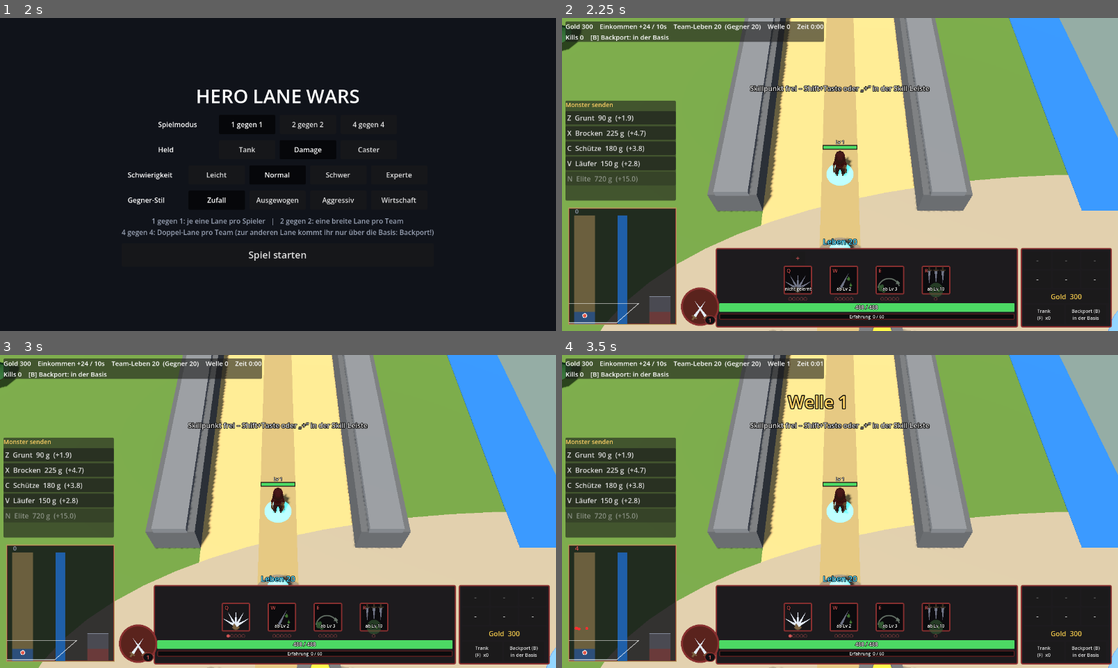
Above: before the commit, frames 1-4 (two rows, left to right).
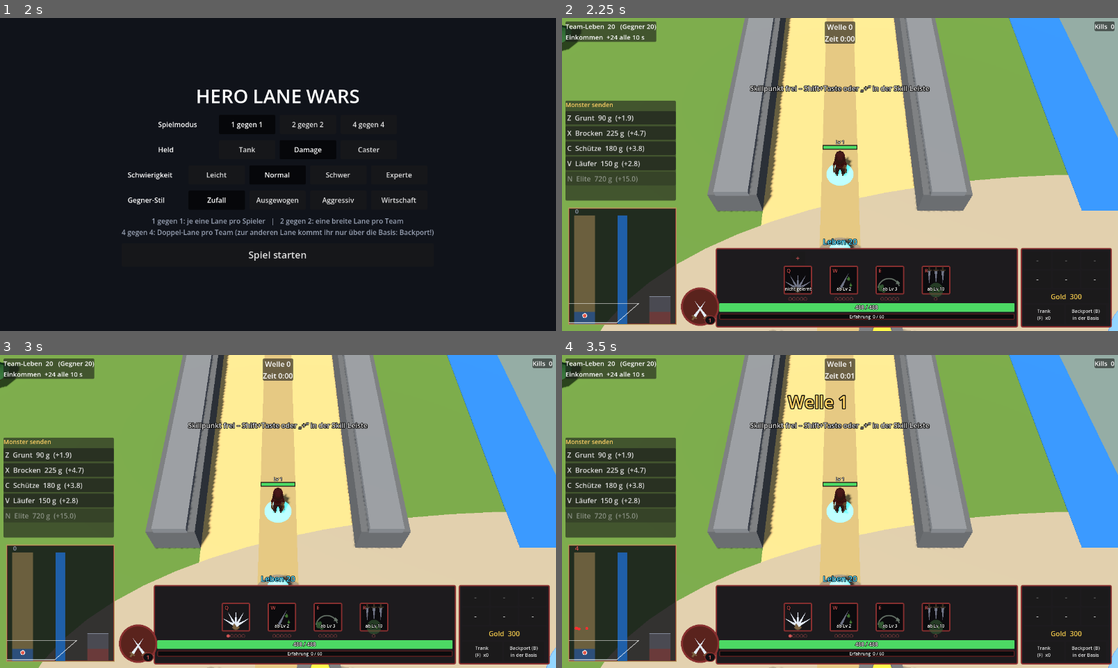
Above: after the commit, the same moments.

Repository: Tarux21/hero-lane-wars
Game: Godot game, scene res://scenes/main.tscn
Two runs of this game, one before a commit and one after it. Both use one fixed random seed, a clock stepped at 60 frames per second and the inputs below.
Inputs:
- Up to frame 1 (2 s): click "Normal" at 0.5 s; click "Normal" at 1.25 s
- Up to frame 2 (2.25 s): click "Spiel starten" at 2 s
- Up to frame 3 (3 s): click "+" at 2.75 s
- Up to frame 4 (3.5 s): no input

Frame 1 is identical in both runs. In frame 2, 2.8% of the frame differs, in the area x 0-100%, y 1-9%; in frame 3, 2.8%; in frame 4, 2.8%.

Commit message:
Anzeige oben: kleine Schilde in der Ecke (Leben/Einkommen links, Welle/Zeit Mitte, Kills rechts)
Co-Authored-By: Claude Sonnet 5.5 <noreply@anthropic.com>

Diff:
--- a/godot/scripts/game.gd
+++ b/godot/scripts/game.gd
@@ -99,6 +99,8 @@
 
 var cam: Camera3D
 var hud: Label
+var hud_mid: Label
+var hud_right: Label
 var msg: Label
 var started := false
 var trace := false
@@ -898,6 +900,25 @@
 	hud_panel.mouse_filter = Control.MOUSE_FILTER_IGNORE
 	hud_panel.add_child(hud)
 	layer.add_child(hud_panel)
+	hud_mid = Label.new()                                # Plakette oben in der Mitte: Welle und Zeit
+	hud_mid.add_theme_font_size_override("font_size", 17)
+	hud_mid.horizontal_alignment = HORIZONTAL_ALIGNMENT_CENTER
+	var mid_panel := PanelContainer.new()
+	mid_panel.set_anchors_preset(Control.PRESET_CENTER_TOP)
+	mid_panel.grow_horizontal = Control.GROW_DIRECTION_BOTH
+	mid_panel.position.y = 8.0
+	mid_panel.mouse_filter = Control.MOUSE_FILTER_IGNORE
+	mid_panel.add_child(hud_mid)
+	layer.add_child(mid_panel)
+	hud_right = Label.new()                              # rechts oben: Kills
+	hud_right.add_theme_font_size_override("font_size", 15)
+	var right_panel := PanelContainer.new()
+	right_panel.set_anchors_preset(Control.PRESET_TOP_RIGHT)
+	right_panel.grow_horizontal = Control.GROW_DIRECTION_BEGIN
+	right_panel.position = Vector2(-8, 8)
+	right_panel.mouse_filter = Control.MOUSE_FILTER_IGNORE
+	right_panel.add_child(hud_right)
+	layer.add_child(right_panel)
 	msg = Label.new()
 	msg.set_anchors_preset(Control.PRESET_CENTER_TOP)
 	msg.position = Vector2(-120, 80)
@@ -2695,18 +2716,10 @@
 	ring.visible = hero["bp"] > 0.0
 	var prog: float = hero["bp"] / maxf(0.01, hero["bp_max"])
 	ring.scale = Vector3(0.4 + 0.6 * prog, 1.0, 0.4 + 0.6 * prog)
-	var bp_txt := "in der Basis"
-	if hero["dead"] > 0.0:
-		bp_txt = "Held tot: %ds" % int(ceil(hero["dead"]))
-	elif hero["bp"] > 0.0:
-		bp_txt = "Cast %.1fs (Schaden unterbricht)" % hero["bp"]
-	elif not _in_base():
-		bp_txt = "CD %ds" % int(ceil(hero["bp_cd"])) if hero["bp_cd"] > 0.0 else "bereit"
 	var min_t := int(t) / 60
-	hud.text = "Gold %d    Einkommen +%.0f / %ds    Team-Leben %d  (Gegner %d)    Welle %d    Zeit %d:%02d
-Kills %d    [B] Backport: %s" % [
-		int(hero["gold"]), hero["income"], int(cfg["incomeTick"]), team_lives[0], team_lives[1], sides[0]["wave"], min_t, int(t) % 60,
-		kills, bp_txt]
+	hud.text = "Team-Leben  %d   (Gegner %d)\nEinkommen  +%.0f alle %d s" % [team_lives[0], team_lives[1], hero["income"], int(cfg["incomeTick"])]
+	hud_mid.text = "Welle %d\nZeit %d:%02d" % [sides[0]["wave"], min_t, int(t) % 60]
+	hud_right.text = "Kills  %d" % kills + ("\nHeld tot: %d s" % int(ceil(hero["dead"])) if hero["dead"] > 0.0 else "")
 	if mini != null:
 		mini.queue_redraw()
 	_update_skillbar()
